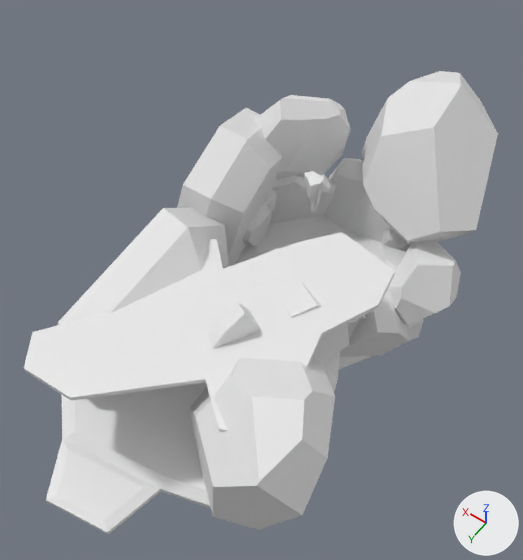
The OBJ model assets/depths.obj: old version first, new version second.
Before and after are seen from a 50 mm camera at (-14.12, -18.97, 14.95) aimed at (-7.67, -28.0, 0.76). The axes (+X, +Y, +Z) are drawn at lower right. The lights are the same throughout. Where no turn or scale is listed for an object, it has been applied to the vertices.

Names of what the first picture shows: 'depths'.
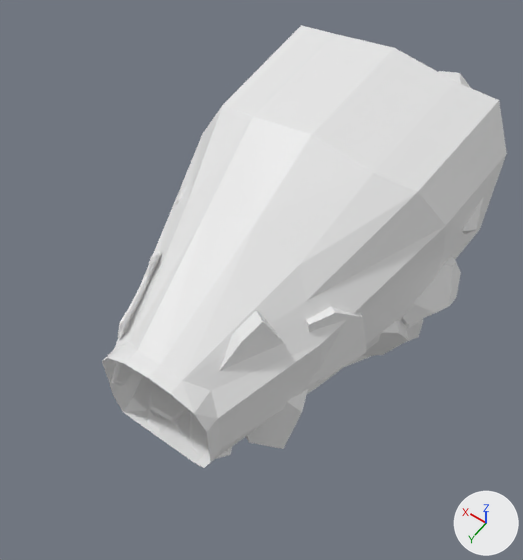
The change, as a diff of the scene's bpy script:
```diff
--- a/assets/depths.obj.py
+++ b/assets/depths.obj.py
@@ me_depths @@
 # used by ob_depths; location = (0.0, 0.0, 0.0)
-me_depths.from_pydata(...)  # 691 vertices, 1274 faces; spans x -11.81..-3.76, y -35.08..-21.2, z -2.59..4.1
+me_depths.from_pydata(...)  # 828 vertices, 1534 faces; spans x -11.69..-4.1, y -35.53..-23.86, z -2.58..4.46
+# me_depths part 1: the loose piece of 46 vertices spanning x -7.17..-4.97, y -33.06..-30.81, z 0.18..3.09 is turned 1.4 degrees about the z axis through its middle, then moved by (0.89, -0.14, -0.06)
+# me_depths part 2: the loose piece of 28 vertices spanning x -10.72..-8.28, y -28.28..-25.67, z -2.59..0.39 is scaled about its middle by 0.983, then moved by (0.46, 0.43, 0.2)
+# me_depths part 3: the loose piece of 65 vertices spanning x -10.81..-4.83, y -29.45..-22.55, z 1.49..2.26 is multiplied about its middle by the matrix ((0.012, 0.081, 0.408), (0.065, -0.403, 0.078), (0.411, 0.061, -0.024)), then moved by (1.72, 0.79, -0.99)
+# me_depths part 4: the loose piece of 49 vertices spanning x -6.21..-5.58, y -31.12..-29.12, z -1.13..0.4 is scaled about its middle by 0.992, then moved by (0.99, 0.02, 0.24)
+# me_depths part 5: the loose piece of 49 vertices spanning x -10.43..-4.81, y -28.66..-21.2, z -1.29..-0.96 is multiplied about its middle by the matrix ((0.491, -0.263, -0.083), (0.266, 0.496, 0.0), (0.073, -0.039, 0.557)), then moved by (1.07, -2.53, 0.1)
+# me_depths part 6: the loose piece of 12 vertices spanning x -10.39..-7.62, y -28.57..-26.39, z 0.11..2.23 is moved by (-0.43, -0.05, 0.02)
+# me_depths part 7: the loose piece of 12 vertices spanning x -9.52..-8.05, y -27.1..-24.74, z 0.37..2.73 is moved by (-0.43, -0.05, 0.02)
+# me_depths part 8: the loose piece of 65 vertices spanning x -10.81..-4.83, y -29.45..-22.55, z 1.49..2.26 is copied, and the copy is multiplied about its middle by the matrix ((0.332, 0.249, -0.019), (0.248, -0.333, -0.028), (-0.032, 0.011, -0.415)), then moved by (0.27, 1.17, -3.0); it spans x -9.25..-5.88, y -26.18..-23.93, z -1.22..-1.02
+# me_depths part 9: a new loose piece of 105 vertices spanning x -11.22..-4.42, y -35.53..-23.86, z -1.4..4.46
+# me_depths part 10: a new loose piece of 20 vertices spanning x -5.37..-4.7, y -29.49..-27.4, z 0.24..2.6
+# me_depths part 11
+# 80 vertices are removed from x -11.81..-3.76, y -32.15..-22.87, z -2.48..2.92
+# 144 faces are deleted
+# 12 vertices are added at x -9.81..-9.15, y -26.37..-25.64, z 0.14..0.84
+# 20 new faces join them
```

Changed parts and their boxes [x1, y1, x2, y2] in the pictures (523 x 560 px; the box of a moved part takes in the faces that stretch with it):
'depths', reshaped (15% narrower): before [24, 71, 498, 534]; after [102, 25, 507, 468]
part 1 of me_depths, moved or reshaped (not visible afterwards): before [253, 95, 350, 180]
part 2 of me_depths, moved or reshaped: before [316, 352, 340, 392]; after [246, 389, 308, 449]
part 3 of me_depths, moved or reshaped: before [24, 232, 395, 432]; after [111, 251, 161, 386]
part 4 of me_depths, moved or reshaped (not visible afterwards): before [239, 190, 277, 252]
part 5 of me_depths, moved or reshaped (not visible afterwards): before [46, 382, 210, 534]
part 6 of me_depths, moved or reshaped: before [262, 248, 350, 363]; after [306, 307, 367, 386]
part 7 of me_depths, moved or reshaped: before [207, 303, 261, 349]; after [220, 311, 284, 371]
part 8 of me_depths, added: after [147, 382, 232, 459]
part 9 of me_depths, added: after [102, 25, 507, 468]
part 10 of me_depths, added: after [175, 184, 187, 206]
part 11 of me_depths, cut back: before [58, 108, 335, 530]
